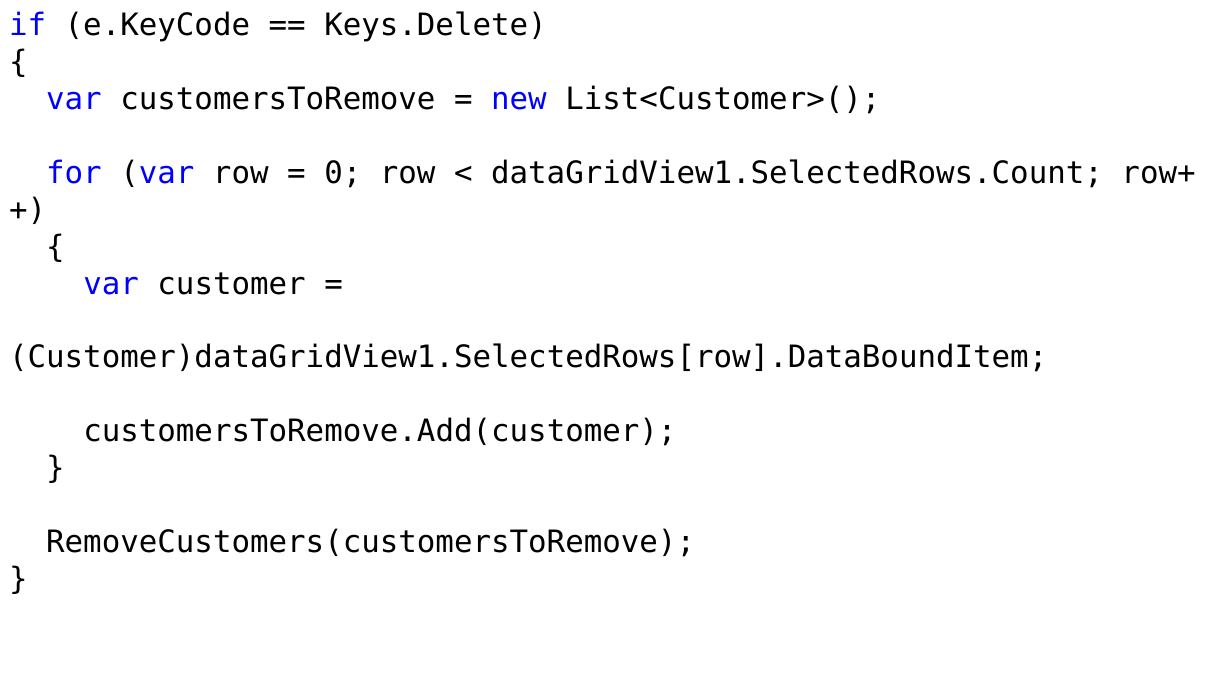
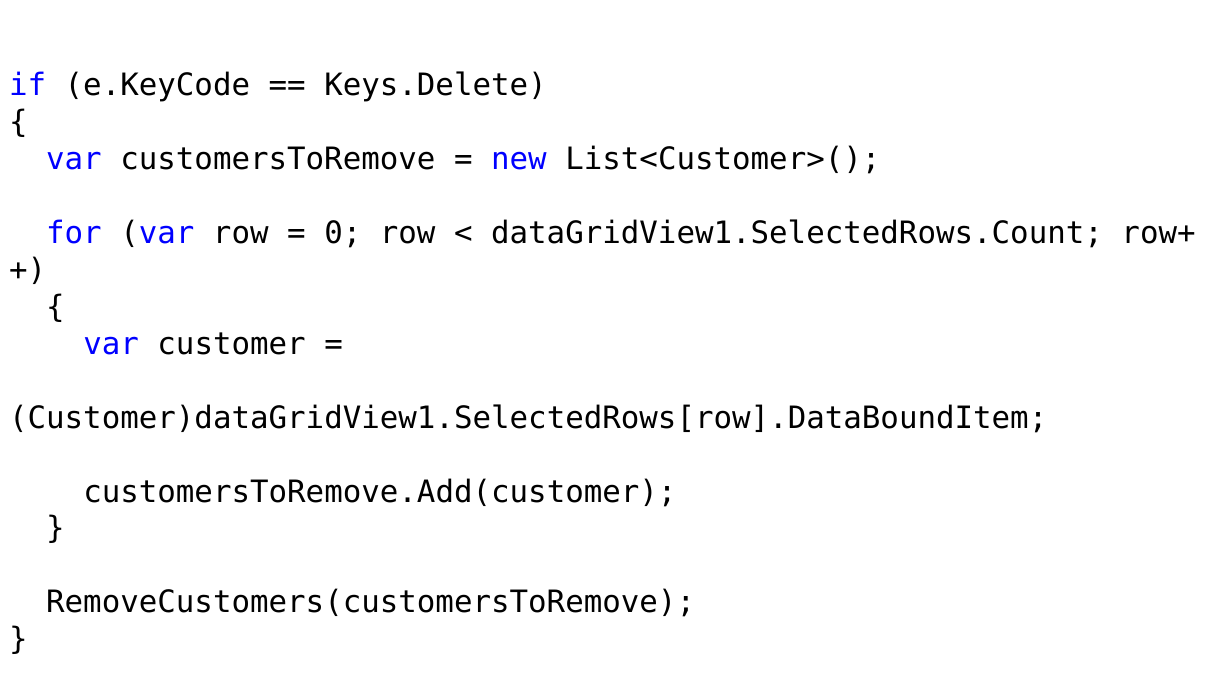
Before and after one commit to DaniilKlyukin/ITiP-3, a slide deck: slide 23 of Лекции/ИТиП 3 лек 8.pptx (slide 21 before the commit). Drawn at 1232x693 pixels with LibreOffice and Linux fonts; fonts in the diff are those of the drawing. Boxes give left, top, right and bottom in pixels: in the first picture for what was removed or moved away, otherwise in the second. Text is boxed around its words. In the diff, an @@ line names an element or a change of style, - is before the commit and + after.

```diff
--- a/Лекции/ИТиП 3 лек 8.pptx
+++ b/Лекции/ИТиП 3 лек 8.pptx
@@ text "if (e.KeyCode == Keys.Delete)": place and size @@
-text "if (e.KeyCode == Keys.Delete)" at [9,11,1195,446]
+text "if (e.KeyCode == Keys.Delete)" at [9,71,1195,507]
```
Also in this commit, not shown: 5 other slides changed, 2 slides added, 3 other files.
